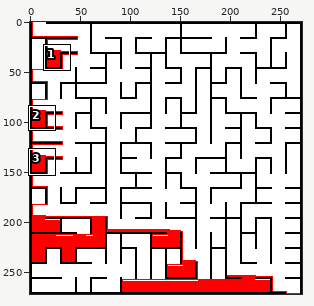
One commit to this sprite sheet: Tiralabra/test-images/maze/DEPTH_FIRST_SEARCH.png. The first picture is a wide view before the edit; the outline marks the close-up.
Close-up. As it was:
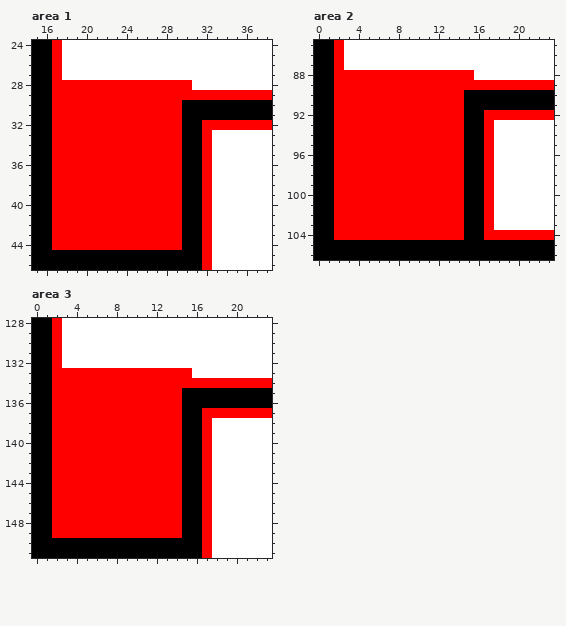
The file is 272x272 pixels. Shown: area 1: x 15..38, y 24..46; area 2: x 0..23, y 85..106; area 3: x 0..23, y 128..151. The commit also changed other parts of the picture, which this record leaves out.
After:
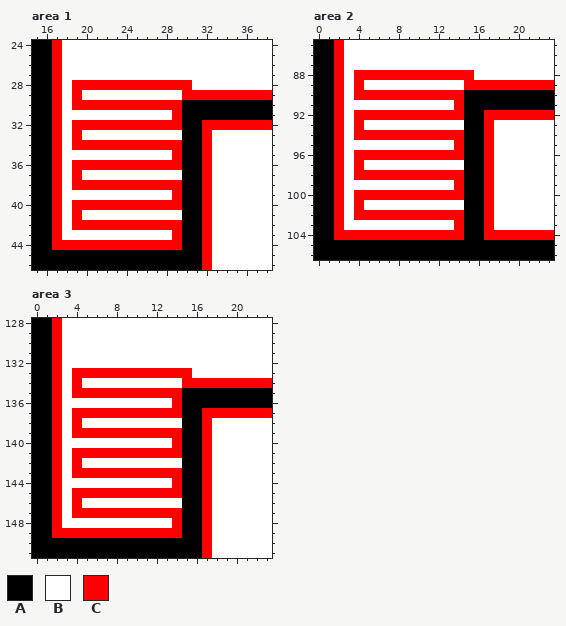
Palette (. is transparent): A #000000  B #ffffff  C #ff0000
Edits made:
Area 1:
y 28: x 18 C -> B
y 29: x 18 C -> B; x 20..29 CCCCCCCCCC -> BBBBBBBBBB
y 30: x 18 C -> B
y 31: x 18..28 CCCCCCCCCCC -> BBBBBBBBBBB
y 32: x 18 C -> B
y 33: x 18 C -> B; x 20..29 CCCCCCCCCC -> BBBBBBBBBB
y 34: x 18 C -> B
y 35: x 18..28 CCCCCCCCCCC -> BBBBBBBBBBB
y 36: x 18 C -> B
y 37: x 18 C -> B; x 20..29 CCCCCCCCCC -> BBBBBBBBBB
y 38: x 18 C -> B
y 39: x 18..28 CCCCCCCCCCC -> BBBBBBBBBBB
y 40: x 18 C -> B
y 41: x 18 C -> B; x 20..29 CCCCCCCCCC -> BBBBBBBBBB
y 42: x 18 C -> B
y 43: x 18..28 CCCCCCCCCCC -> BBBBBBBBBBB
Area 2:
y 88: x 3 C -> B
y 89: x 3 C -> B; x 5..14 CCCCCCCCCC -> BBBBBBBBBB
y 90: x 3 C -> B
y 91: x 3..13 CCCCCCCCCCC -> BBBBBBBBBBB
y 92: x 3 C -> B
y 93: x 3 C -> B; x 5..14 CCCCCCCCCC -> BBBBBBBBBB
y 94: x 3 C -> B
y 95: x 3..13 CCCCCCCCCCC -> BBBBBBBBBBB
y 96: x 3 C -> B
y 97: x 3 C -> B; x 5..14 CCCCCCCCCC -> BBBBBBBBBB
y 98: x 3 C -> B
y 99: x 3..13 CCCCCCCCCCC -> BBBBBBBBBBB
y 100: x 3 C -> B
y 101: x 3 C -> B; x 5..14 CCCCCCCCCC -> BBBBBBBBBB
y 102: x 3 C -> B
y 103: x 3..13 CCCCCCCCCCC -> BBBBBBBBBBB
Area 3:
y 133: x 3 C -> B
y 134: x 3 C -> B; x 5..14 CCCCCCCCCC -> BBBBBBBBBB
y 135: x 3 C -> B
y 136: x 3..13 CCCCCCCCCCC -> BBBBBBBBBBB
y 137: x 3 C -> B
y 138: x 3 C -> B; x 5..14 CCCCCCCCCC -> BBBBBBBBBB
y 139: x 3 C -> B
y 140: x 3..13 CCCCCCCCCCC -> BBBBBBBBBBB
y 141: x 3 C -> B
y 142: x 3 C -> B; x 5..14 CCCCCCCCCC -> BBBBBBBBBB
y 143: x 3 C -> B
y 144: x 3..13 CCCCCCCCCCC -> BBBBBBBBBBB
y 145: x 3 C -> B
y 146: x 3 C -> B; x 5..14 CCCCCCCCCC -> BBBBBBBBBB
y 147: x 3 C -> B
y 148: x 3..13 CCCCCCCCCCC -> BBBBBBBBBBB
Changed places in both close-ups, as pixel boxes (x1, y1, x2, y2):
changed: (62, 80, 182, 240)
changed: (344, 70, 464, 230)
changed: (62, 368, 182, 528)
